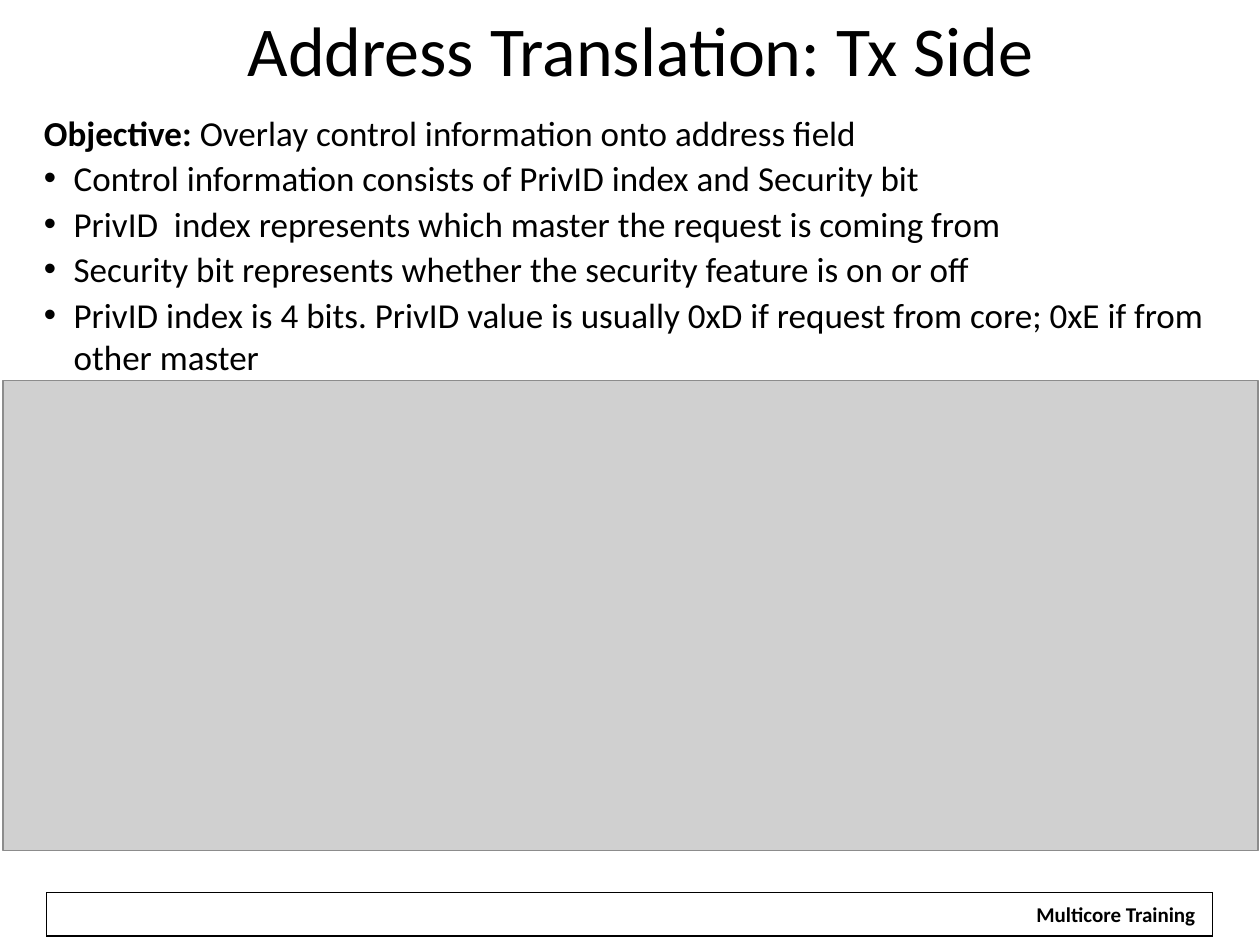
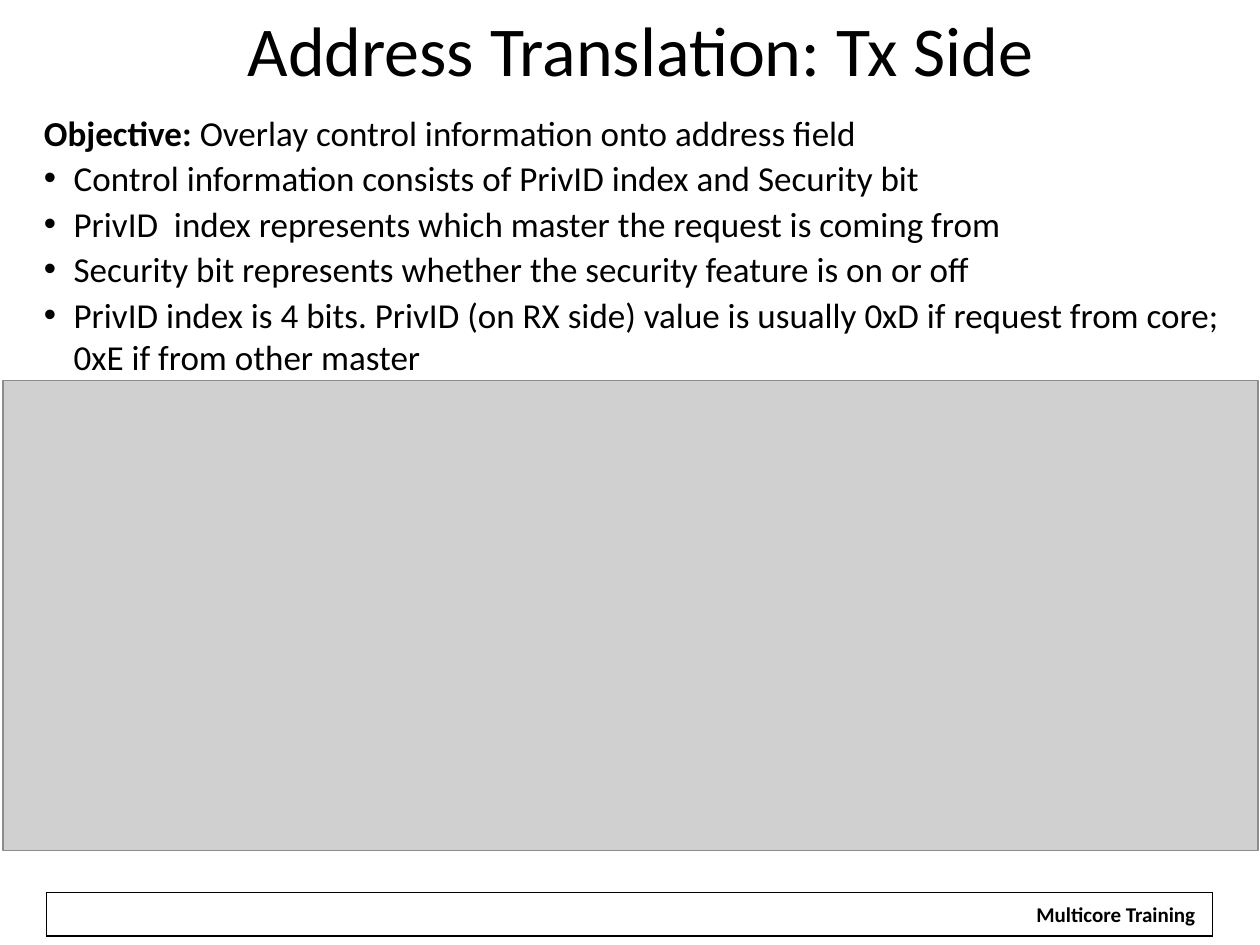
Before and after one commit to hari1989/keystone-workshop, a slide deck: slide 21 of preliminary/Working/presentations/Intro to Hyperlink.pptx (slide 19 before the commit). Drawn at 1260x945 pixels with LibreOffice and Linux fonts; fonts in the diff are those of the drawing; grey boxes stand for pictures; background and template pictures are left out. Boxes give left, top, right and bottom in pixels: in the first picture for what was removed or moved away, otherwise in the second. Text is boxed around its words. In the diff, an @@ line names an element or a change of style, - is before the commit and + after.

```diff
--- a/preliminary/Working/presentations/Intro to Hyperlink.pptx
+++ b/preliminary/Working/presentations/Intro to Hyperlink.pptx
@@ text at <box>74,302,1219,371</box>: text changed @@
-• PrivID index is 4 bits. PrivID value is usually 0xD if request from core; 0xE if from other master
+• PrivID index is 4 bits. PrivID (on RX side) value is usually 0xD if request from core; 0xE if from other master
```
Also in this commit, not shown: 14 other slides changed, 13 slides added, 10 slides removed.
